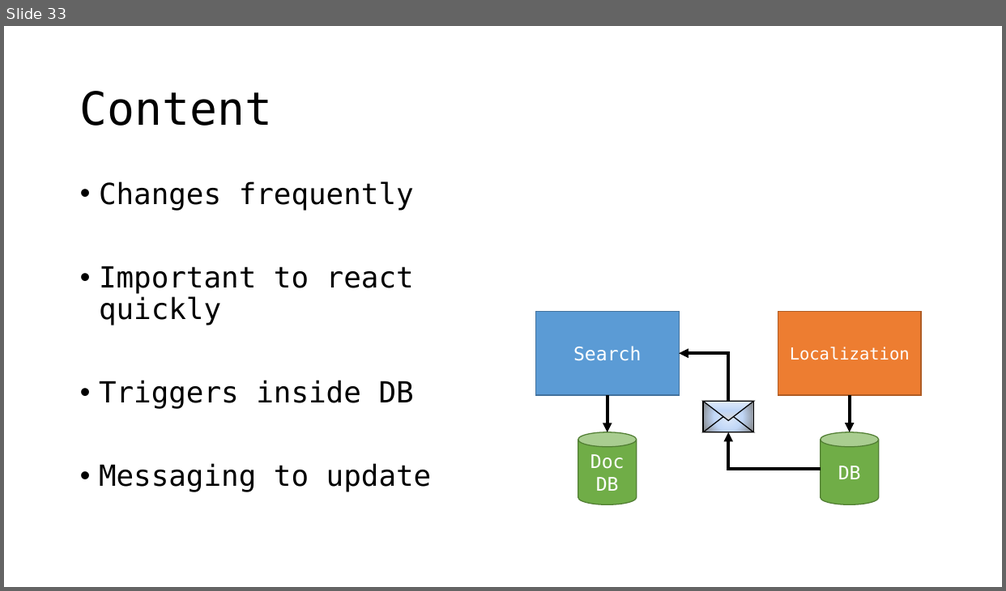
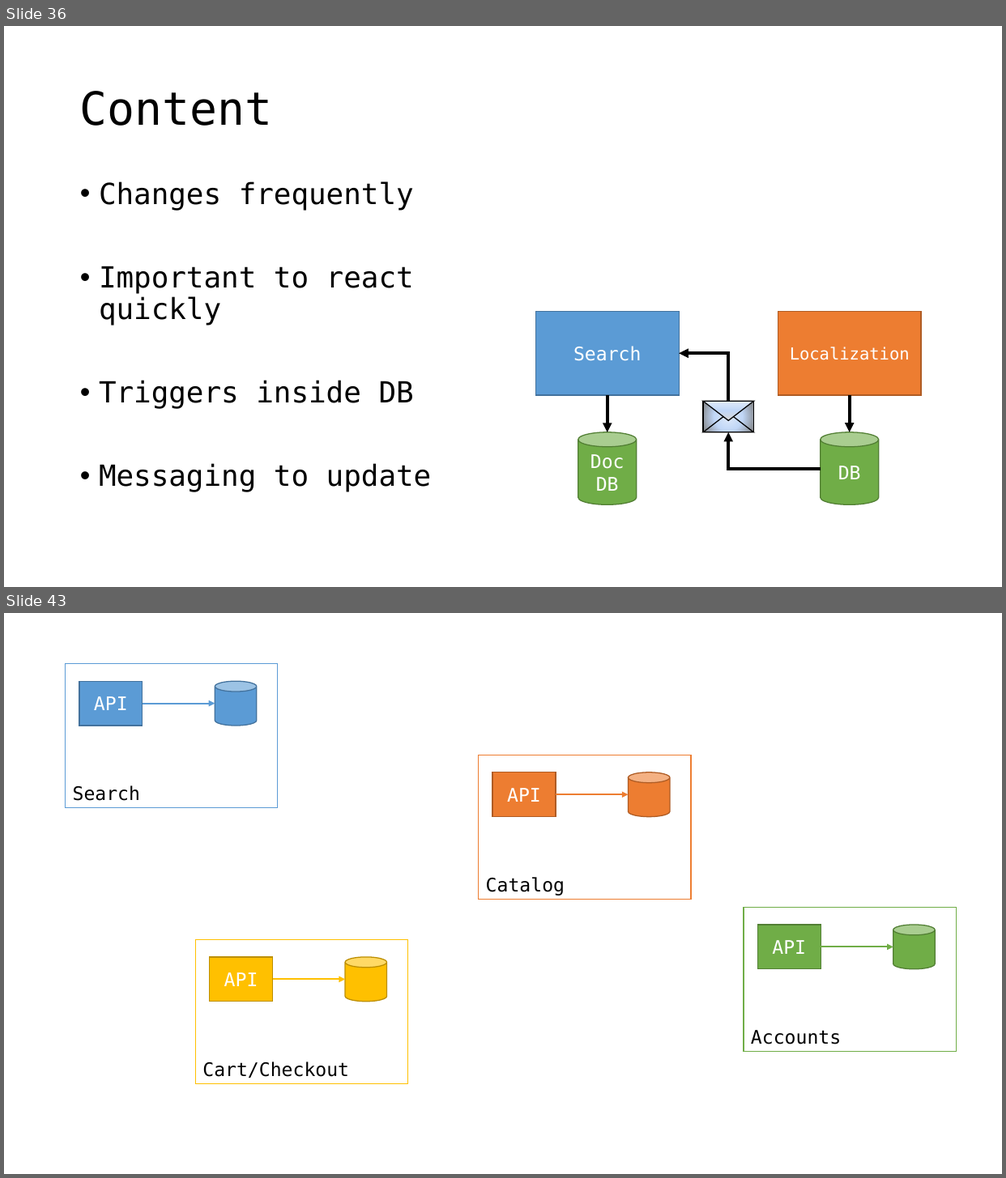
Before and after one commit to jbogard/presentations, a slide deck: AvoidingMicroserviceMegadisasters/AvoidingMicroserviceMegadisasters.pptx. Shown one above the other, each under a label of ours: slide 33 before the commit, slides 36 and 43 after it; the slides between them are not shown. The pictures are 1006x591 and 1006x1178 pixels, drawn with LibreOffice and Linux fonts; fonts in the diff are those of the drawing. Boxes give left, top, right and bottom in pixels: in the first picture for what was removed or moved away, otherwise in the second. Text is boxed around its words. In the diff, an @@ line names an element or a change of style, - is before the commit and + after.

```diff
--- a/AvoidingMicroserviceMegadisasters/AvoidingMicroserviceMegadisasters.pptx
+++ b/AvoidingMicroserviceMegadisasters/AvoidingMicroserviceMegadisasters.pptx
@@ slide 43 added at bbox=[4, 613, 1002, 1174], background #FFFFFF @@
@@ rectangle added at bbox=[66, 664, 278, 808], fill #FFFFFF, outline #5B9BD5 1 pt, 18 pt, text #000000 @@
+Search
@@ rectangle added at bbox=[79, 681, 143, 726], fill #5B9BD5, outline #43739E 1 pt, 18 pt, text #FFFFFF @@
+API
@@ cylinder added at bbox=[215, 681, 257, 726], fill #5B9BD5, outline #43739E 1 pt @@
@@ arrow added from (143, 704) to (215, 704), #5B9BD5 1.5 pt @@
@@ rectangle added at bbox=[479, 756, 691, 900], fill #FFFFFF, outline #ED7D31 1 pt, 18 pt, text #000000 @@
+Catalog
@@ rectangle added at bbox=[493, 773, 556, 816], fill #ED7D31, outline #AF5C24 1 pt, 18 pt, text #FFFFFF @@
+API
@@ cylinder added at bbox=[629, 773, 671, 816], fill #ED7D31, outline #AF5C24 1 pt @@
@@ arrow added from (556, 795) to (629, 795), #ED7D31 1.5 pt @@
@@ rectangle added at bbox=[744, 907, 957, 1052], fill #FFFFFF, outline #70AD47 1 pt, 18 pt, text #000000 @@
+Accounts
@@ rectangle added at bbox=[758, 925, 820, 969], fill #70AD47, outline #538035 1 pt, 18 pt, text #FFFFFF @@
+API
@@ cylinder added at bbox=[893, 925, 936, 969], fill #70AD47, outline #538035 1 pt @@
@@ rectangle added at bbox=[196, 939, 408, 1084], fill #FFFFFF, outline #FFC000 1 pt, 18 pt, text #000000 @@
+Cart/Checkout
@@ arrow added from (820, 947) to (893, 947), #70AD47 1.5 pt @@
@@ rectangle added at bbox=[209, 957, 272, 1002], fill #FFC000, outline #BD8E00 1 pt, 18 pt, text #FFFFFF @@
+API
@@ cylinder added at bbox=[345, 957, 387, 1002], fill #FFC000, outline #BD8E00 1 pt @@
@@ arrow added from (273, 980) to (345, 980), #FFC000 1.5 pt @@
@@ what was slide 33 is now slide 36 @@
```
Also in this commit, not shown: 11 slides changed, 12 other slides added, 1 slide removed, 4 other files.
